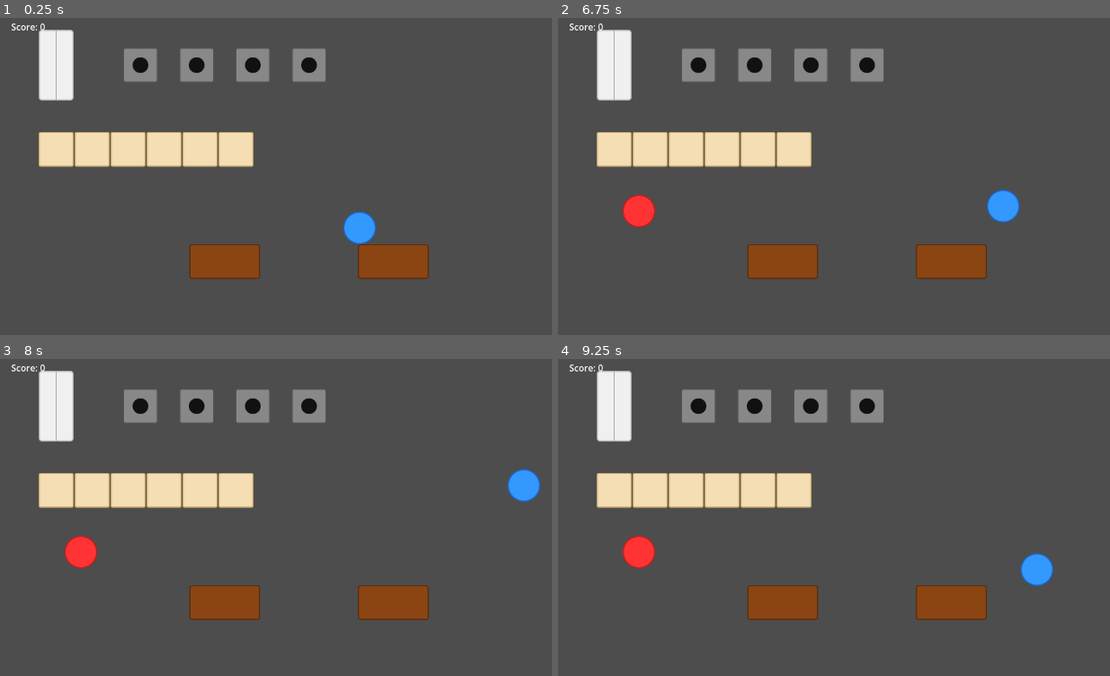
Above: before the commit, frames 1-4 (two rows, left to right).
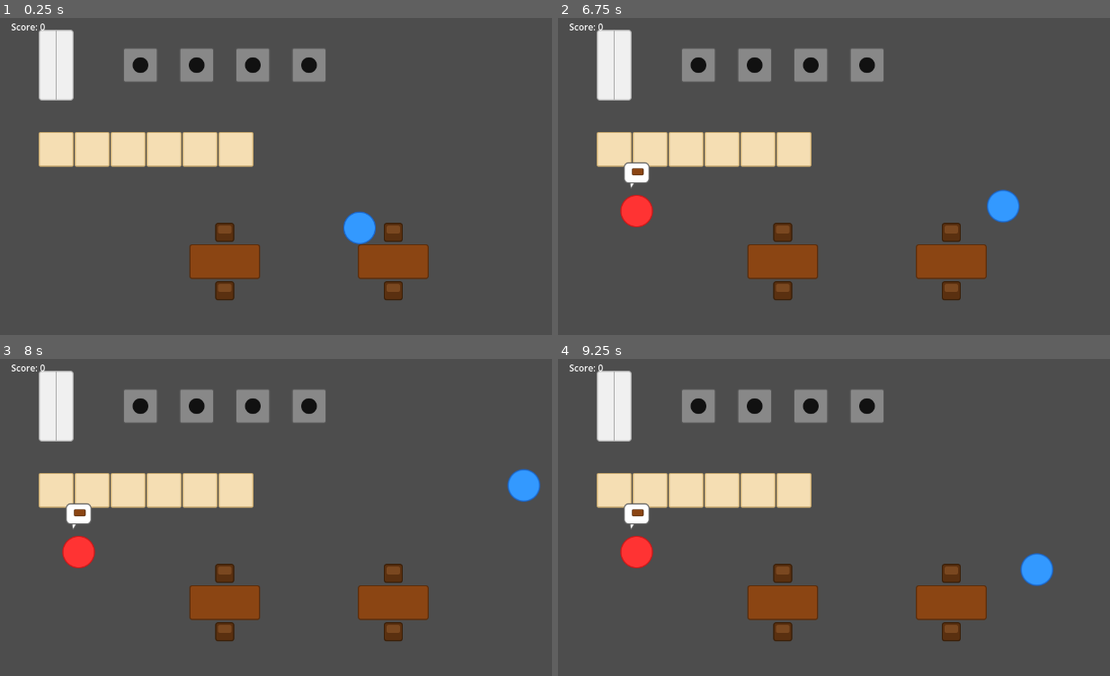
Above: after the commit, the same moments.

Repository: Grakvaloth/be-your-own-food
Game: Godot game, scene res://scenes/Main.tscn
Same seed, same stepped clock (60 frames per second), same inputs: the game is played once before the commit and once after it.
Inputs:
- Up to frame 1 (0.25 s): no input
- Up to frame 2 (6.75 s): tap Enter at 0.5 s; hold D (move_right) 0.53-1.28 s; tap E (interact) every 0.75 s from 0.6 to 6.6 s; hold S (move_down) 1.28-2.03 s; hold D (move_right) 2.03-2.78 s; hold W (move_up) 2.78-3.53 s; hold A (move_left) 3.53-5.03 s; hold S (move_down) 5.03-5.78 s; hold D (move_right) 5.78-6.53 s; hold W (move_up) from 6.53 s (still down)
- Up to frame 3 (8 s): release W (move_up) at 7.28 s; hold D (move_right) from 7.28 s (still down); tap E (interact) at 7.35 s
- Up to frame 4 (9.25 s): release D (move_right) at 8.03 s; hold S (move_down) 8.03-8.78 s; tap E (interact) at 8.1, 8.85 s; hold A (move_left) from 8.78 s (still down)

The runs differ from the first frame. In frame 1, 0.8% of the frame differs, in the area x 38-73%, y 64-89%; in frame 2, 1.3%, in the area x 11-73%, y 45-89%; in frame 3, 1.3%; in frame 4, 1.3%.

Commit message:
Add UX improvements: speech bubbles, E-prompt, navigation, collisions
- Guest shows order speech bubble (food icon) when waiting at counter
- Player shows [E] hint when interactable object is in range
- NavigationAgent2D on guests with avoidance (radius 30px)
- NavigationRegion2D in Main.tscn covering walkable area
- Counter segments upgraded to StaticBody2D with collision (Layer 2)
- Tables and stoves set to collision Layer 2; player/guests on Layer 1
- Table scene gains ChairTop and ChairBottom sprites
- New assets: order_bubble.svg, chair.svg

Co-Authored-By: Claude Sonnet 4.6 <noreply@anthropic.com>

Diff:
--- /dev/null
+++ b/assets/chair.svg
@@ -0,0 +1,4 @@
+<svg xmlns="http://www.w3.org/2000/svg" width="40" height="40">
+  <rect x="4" y="4" width="32" height="32" fill="#5a3010" stroke="#3a1f08" stroke-width="2" rx="4"/>
+  <rect x="8" y="8" width="24" height="14" fill="#7a4820" rx="3"/>
+</svg>
--- /dev/null
+++ b/assets/order_bubble.svg
@@ -0,0 +1,4 @@
+<svg xmlns="http://www.w3.org/2000/svg" width="48" height="48">
+  <rect x="2" y="2" width="44" height="36" fill="white" stroke="#666" stroke-width="2" rx="8"/>
+  <polygon points="12,38 20,38 14,48" fill="white" stroke="#666" stroke-width="1.5" stroke-linejoin="round"/>
+</svg>
--- /dev/null
+++ b/scenes/Counter.tscn
@@ -0,0 +1,16 @@
+[gd_scene load_steps=3 format=3]
+
+[ext_resource type="Texture2D" path="res://assets/counter_1.svg" id="1_counter1"]
+
+[sub_resource type="RectangleShape2D" id="RectangleShape2D_counter1"]
+size = Vector2(64, 64)
+
+[node name="Counter" type="StaticBody2D"]
+collision_layer = 2
+collision_mask = 0
+
+[node name="Sprite2D" type="Sprite2D" parent="."]
+texture = ExtResource("1_counter1")
+
+[node name="CollisionShape2D" type="CollisionShape2D" parent="."]
+shape = SubResource("RectangleShape2D_counter1")
--- a/scenes/Guest.tscn
+++ b/scenes/Guest.tscn
@@ -1,12 +1,16 @@
-[gd_scene load_steps=4 format=3]
+[gd_scene load_steps=6 format=3]
 
 [ext_resource type="Texture2D" path="res://assets/guest.svg" id="1_guest1"]
 [ext_resource type="Script" path="res://scripts/guest.gd" id="2_guest1"]
+[ext_resource type="Texture2D" path="res://assets/order_bubble.svg" id="3_guest1"]
+[ext_resource type="Texture2D" path="res://assets/food_cooked.svg" id="4_guest1"]
 
 [sub_resource type="CircleShape2D" id="CircleShape2D_guest1"]
 radius = 28.0
 
 [node name="Guest" type="CharacterBody2D"]
+collision_layer = 1
+collision_mask = 3
 script = ExtResource("2_guest1")
 
 [node name="Sprite2D" type="Sprite2D" parent="."]
@@ -14,3 +18,21 @@
 
 [node name="CollisionShape2D" type="CollisionShape2D" parent="."]
 shape = SubResource("CircleShape2D_guest1")
+
+[node name="NavAgent" type="NavigationAgent2D" parent="."]
+avoidance_enabled = true
+radius = 30.0
+path_desired_distance = 4.0
+target_desired_distance = 12.0
+
+[node name="OrderBubble" type="Node2D" parent="."]
+position = Vector2(0, -64)
+visible = false
+
+[node name="Bubble" type="Sprite2D" parent="OrderBubble"]
+texture = ExtResource("3_guest1")
+
+[node name="OrderIcon" type="Sprite2D" parent="OrderBubble"]
+position = Vector2(2, -6)
+scale = Vector2(0.7, 0.7)
+texture = ExtResource("4_guest1")
--- a/scenes/Main.tscn
+++ b/scenes/Main.tscn
@@ -6,21 +6,25 @@
 [ext_resource type="Script" path="res://scripts/main.gd" id="4_main1"]
 [ext_resource type="Texture2D" path="res://assets/fridge.svg" id="5_main1"]
 [ext_resource type="Script" path="res://scripts/fridge.gd" id="6_main1"]
-[ext_resource type="Texture2D" path="res://assets/counter_1.svg" id="7_main1"]
-[ext_resource type="Texture2D" path="res://assets/counter_2.svg" id="8_main1"]
-[ext_resource type="Texture2D" path="res://assets/counter_3.svg" id="9_main1"]
-[ext_resource type="Texture2D" path="res://assets/counter_4.svg" id="10_main1"]
-[ext_resource type="Texture2D" path="res://assets/counter_5.svg" id="11_main1"]
-[ext_resource type="Texture2D" path="res://assets/counter_6.svg" id="12_main1"]
+[ext_resource type="PackedScene" path="res://scenes/Counter.tscn" id="7_main1"]
 
 [sub_resource type="RectangleShape2D" id="RectangleShape2D_main1"]
 size = Vector2(64, 128)
 
+[sub_resource type="NavigationPolygon" id="NavigationPolygon_main1"]
+vertices = PackedVector2Array(0, 170, 1280, 170, 1280, 700, 0, 700)
+polygons = [PackedInt32Array(0, 1, 2, 3)]
+
 [node name="Main" type="Node2D"]
 script = ExtResource("4_main1")
 
+[node name="NavRegion" type="NavigationRegion2D" parent="."]
+navigation_polygon = SubResource("NavigationPolygon_main1")
+
 [node name="Fridge" type="StaticBody2D" parent="."]
 position = Vector2(100, 100)
+collision_layer = 2
+collision_mask = 0
 script = ExtResource("6_main1")
 
 [node name="Sprite2D" type="Sprite2D" parent="Fridge"]
@@ -47,29 +51,23 @@
 [node name="Table2" parent="." instance=ExtResource("1_main1")]
 position = Vector2(700, 450)
 
-[node name="Counter1" type="Sprite2D" parent="."]
+[node name="Counter1" parent="." instance=ExtResource("7_main1")]
 position = Vector2(100, 250)
-texture = ExtResource("7_main1")
 
-[node name="Counter2" type="Sprite2D" parent="."]
+[node name="Counter2" parent="." instance=ExtResource("7_main1")]
 position = Vector2(164, 250)
-texture = ExtResource("8_main1")
 
-[node name="Counter3" type="Sprite2D" parent="."]
+[node name="Counter3" parent="." instance=ExtResource("7_main1")]
 position = Vector2(228, 250)
-texture = ExtResource("9_main1")
 
-[node name="Counter4" type="Sprite2D" parent="."]
+[node name="Counter4" parent="." instance=ExtResource("7_main1")]
 position = Vector2(292, 250)
-texture = ExtResource("10_main1")
 
-[node name="Counter5" type="Sprite2D" parent="."]
+[node name="Counter5" parent="." instance=ExtResource("7_main1")]
 position = Vector2(356, 250)
-texture = ExtResource("11_main1")
 
-[node name="Counter6" type="Sprite2D" parent="."]
+[node name="Counter6" parent="." instance=ExtResource("7_main1")]
 position = Vector2(420, 250)
-texture = ExtResource("12_main1")
 
 [node name="Player" parent="." instance=ExtResource("3_main1")]
 position = Vector2(640, 400)
--- a/scenes/Player.tscn
+++ b/scenes/Player.tscn
@@ -10,6 +10,8 @@
 radius = 60.0
 
 [node name="Player" type="CharacterBody2D"]
+collision_layer = 1
+collision_mask = 3
 script = ExtResource("2_play1")
 
 [node name="Sprite2D" type="Sprite2D" parent="."]
@@ -19,6 +21,12 @@
 shape = SubResource("CircleShape2D_play1")
 
 [node name="InteractArea" type="Area2D" parent="."]
+collision_mask = 3
 
 [node name="CollisionShape2D" type="CollisionShape2D" parent="InteractArea"]
 shape = SubResource("CircleShape2D_play2")
+
+[node name="InteractHint" type="Label" parent="."]
+position = Vector2(-10, -60)
+text = "[E]"
+visible = false
--- a/scenes/Stove.tscn
+++ b/scenes/Stove.tscn
@@ -7,6 +7,8 @@
 size = Vector2(64, 64)
 
 [node name="Stove" type="StaticBody2D"]
+collision_layer = 2
+collision_mask = 0
 script = ExtResource("2_stove1")
 
 [node name="Sprite2D" type="Sprite2D" parent="."]
--- a/scenes/Table.tscn
+++ b/scenes/Table.tscn
@@ -1,11 +1,14 @@
-[gd_scene load_steps=3 format=3]
+[gd_scene load_steps=4 format=3]
 
 [ext_resource type="Texture2D" path="res://assets/table.svg" id="1_table1"]
+[ext_resource type="Texture2D" path="res://assets/chair.svg" id="2_table1"]
 
 [sub_resource type="RectangleShape2D" id="RectangleShape2D_table1"]
 size = Vector2(128, 64)
 
 [node name="Table" type="StaticBody2D"]
+collision_layer = 2
+collision_mask = 0
 
 [node name="Sprite2D" type="Sprite2D" parent="."]
 texture = ExtResource("1_table1")
@@ -13,5 +16,13 @@
 [node name="CollisionShape2D" type="CollisionShape2D" parent="."]
 shape = SubResource("RectangleShape2D_table1")
 
+[node name="ChairTop" type="Sprite2D" parent="."]
+position = Vector2(0, -52)
+texture = ExtResource("2_table1")
+
+[node name="ChairBottom" type="Sprite2D" parent="."]
+position = Vector2(0, 52)
+texture = ExtResource("2_table1")
+
 [node name="SeatPoint" type="Marker2D" parent="."]
-position = Vector2(0, 48)
+position = Vector2(0, 52)
--- a/scripts/guest.gd
+++ b/scripts/guest.gd
@@ -8,10 +8,13 @@
 var current_order := "food_cooked"
 var assigned_table: Node = null
 
+@onready var _nav: NavigationAgent2D = $NavAgent
+
+var _walk_target := Vector2.ZERO
+
 func _ready() -> void:
 	_walk_target = Vector2(150, 360)
-
-var _walk_target := Vector2.ZERO
+	$OrderBubble.visible = false
 
 func _physics_process(_delta: float) -> void:
 	match state:
@@ -22,19 +25,21 @@
 			move_and_slide()
 
 func _step_toward(pos: Vector2) -> void:
-	var diff := pos - global_position
-	if diff.length() < 8.0:
+	if global_position.distance_to(pos) < 12.0:
 		velocity = Vector2.ZERO
 		move_and_slide()
 		_on_reached()
-	else:
-		velocity = diff.normalized() * SPEED
-		move_and_slide()
+		return
+	_nav.target_position = pos
+	var next := _nav.get_next_path_position()
+	velocity = (next - global_position).normalized() * SPEED
+	move_and_slide()
 
 func _on_reached() -> void:
 	match state:
 		State.ENTERING:
 			state = State.WAITING
+			$OrderBubble.visible = true
 		State.WALKING_TO_TABLE:
 			state = State.EATING
 		State.LEAVING:
@@ -46,6 +51,7 @@
 			if assigned_table != null:
 				_walk_target = assigned_table.get_node("SeatPoint").global_position
 				state = State.WALKING_TO_TABLE
+				$OrderBubble.visible = false
 		State.EATING:
 			if player.carried_item == current_order:
 				player.drop()
--- a/scripts/player.gd
+++ b/scripts/player.gd
@@ -8,6 +8,7 @@
 	move_and_slide()
 	if Input.is_action_just_pressed("interact"):
 		_interact()
+	_update_hint()
 
 func pick_up(item_name: String) -> void:
 	if carried_item == "":
@@ -27,3 +28,11 @@
 		if area.has_method("on_player_interact"):
 			area.on_player_interact(self)
 			return
+
+func _update_hint() -> void:
+	var found := false
+	for body in $InteractArea.get_overlapping_bodies():
+		if body != self and body.has_method("on_player_interact"):
+			found = true
+			break
+	$InteractHint.visible = found
Not shown: 1 places in scenes/Main.tscn that only renumber resources
